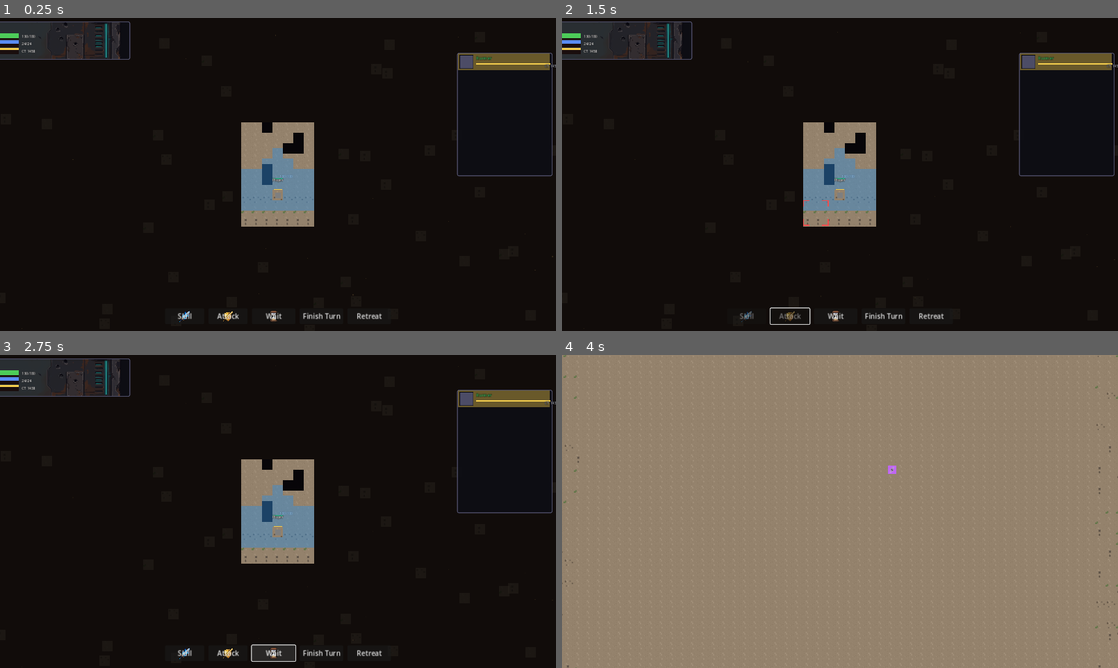
Above: before the commit, frames 1-4 (two rows, left to right).
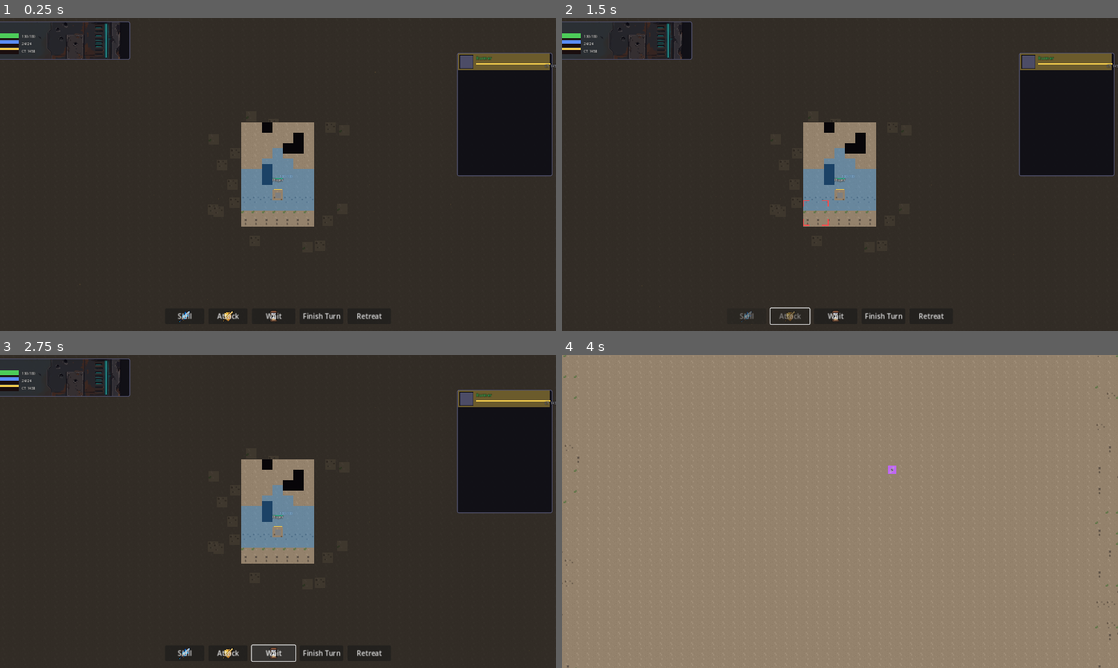
Above: after the commit, the same moments.

Repository: AhmiDarrow/FallenEarth
Game: Godot game, scene res://scenes/TacticalCombat.tscn
Same seed, same stepped clock (60 frames per second), same inputs: the game is played once before the commit and once after it. This scene is started directly instead of the project's main scene.
Inputs:
- Up to frame 1 (0.25 s): no input
- Up to frame 2 (1.5 s): click "Skill" at 0.5 s; click "Attack" at 1.25 s
- Up to frame 3 (2.75 s): click "Wait" at 2 s
- Up to frame 4 (4 s): click "Finish Turn" at 2.75 s; click "Retreat" at 3.5 s

The runs differ from the first frame. In frame 1, 82% of the frame differs, in the area x 0-100%, y 0-100%; in frame 2, 82%; in frame 3, 82%; in frame 4, nothing differs.

Commit message:
feat(battle): biome-themed background with tiled ground + clustered decor
Replaces the previous random 64-tile scatter with a layered,
biome-driven background so the same battle scene reads differently
in Ash Wastes vs Neon Bogs vs Stormspire Highlands, without needing
dedicated per-biome background art.

Layers back to front:
  1. BGTile  - TextureRect in STRETCH_TILE mode loading the biome
     ground.png directly from res://assets/tilesets/{biome}/ground.png
     at 0.85 alpha. Provides a readable floor texture across the
     whole viewport.
  2. Tint    - Stronger-biased biome color overlay (alpha 0.55) on
     top of the tiled ground. Bogs go teal, wastes go warm brown,
     highlands go steel-blue, etc.
  3. TileLayer - 18 debris + vegetation tiles placed in deliberate
     clusters (3-4 per grid corner, then a few edge fillers) instead
     of the old 64-tile random scatter. Decor now looks like scenery
     framing the play area rather than noise.
  4. Vignette - darkened outer rect (alpha 0.50) to focus the eye.
  5. Particles - drifting biome-tinted motes (unchanged).

The 64-tile random scatter was the main cause of the busy brown
noise filling the screen. 18 clustered decor tiles plus a tiled
biome floor gives a much cleaner play area.

Diff:
--- a/scripts/combat/BattleBackground.gd
+++ b/scripts/combat/BattleBackground.gd
@@ -1,16 +1,27 @@
-## BattleBackground — Atmospheric backdrop for the battle scene.
+## BattleBackground — Biome-themed atmosphere for the battle scene.
 ##
-## Wraps the grid with biome-themed darkening + vignette. Uses the
-## existing biome's tiles scattered around the grid border to suggest
-## rubble. Tints the whole thing toward the biome's dominant hue so
-## the player immediately recognizes the environment.
+## Layers, back to front:
+##  1. Tiled ground texture from the current biome (subtle, dimmed)
+##  2. Biome color tint over the tile (darkens + biases the hue)
+##  3. Scattered decoration tiles (debris/vegetation from the biome)
+##  4. Outer vignette (darkens the screen edges, focuses the eye on the grid)
+##  5. Drifting motes for atmosphere
+##
+## Everything uses the same biome the encounter happens in, so an Ash
+## Wastes fight feels different from a Neon Bogs fight without needing
+## dedicated per-biome background art.
 class_name BattleBackground extends Node2D
 
 const TILE_SIZE := 24
-const PADDING := 96
+const PADDING := 64
 const MOTE_COUNT := 18
-
-var _bg: ColorRect
+# Number of decoration tiles around the grid. Lower than the old 64
+# because the tiled ground now provides the floor texture and we just
+# want a few clusters of "rubble" / "plants" framing the play area.
+const DECOR_CLUSTER_COUNT := 18
+
+var _bg_tile: TextureRect
+var _tint: ColorRect
 var _tile_layer: Node2D
 var _vignette: Control
 var _particles: Node2D
@@ -26,23 +37,39 @@
 
 
 func _build_children() -> void:
-	_bg = ColorRect.new()
-	_bg.name = "BG"
-	_bg.mouse_filter = Control.MOUSE_FILTER_IGNORE
-	_bg.z_index = -100
-	add_child(_bg)
-
+	# Layer 1: tiled biome ground. TextureRect is set to STRETCH_TILE so
+	# the 24x24 ground.png repeats across the whole viewport.
+	_bg_tile = TextureRect.new()
+	_bg_tile.name = "BGTile"
+	_bg_tile.stretch_mode = TextureRect.STRETCH_TILE
+	_bg_tile.mouse_filter = Control.MOUSE_FILTER_IGNORE
+	_bg_tile.z_index = -100
+	_bg_tile.modulate = Color(0.7, 0.7, 0.7, 0.85)
+	add_child(_bg_tile)
+
+	# Layer 2: biome tint. Sits over the tiled ground to bias the hue
+	# (e.g. bog → teal, wastes → brown) and dim it overall.
+	_tint = ColorRect.new()
+	_tint.name = "Tint"
+	_tint.color = Color(0.0, 0.0, 0.0, 0.55)
+	_tint.mouse_filter = Control.MOUSE_FILTER_IGNORE
+	_tint.z_index = -90
+	add_child(_tint)
+
+	# Layer 3: scattered decoration tiles (debris + vegetation).
 	_tile_layer = Node2D.new()
 	_tile_layer.name = "TileLayer"
 	_tile_layer.z_index = -50
 	add_child(_tile_layer)
 
+	# Layer 4: outer vignette.
 	_vignette = Control.new()
 	_vignette.name = "Vignette"
 	_vignette.mouse_filter = Control.MOUSE_FILTER_IGNORE
 	_vignette.z_index = -10
 	add_child(_vignette)
 
+	# Layer 5: drifting motes.
 	_particles = Node2D.new()
 	_particles.name = "Particles"
 	_particles.z_index = -20
@@ -54,51 +81,65 @@
 	_grid_size = grid_size
 	_viewport_size = viewport_size
 	_rng.seed = hash(biome) ^ grid_size
+	_apply_biome_ground()
 	_apply_tint()
-	_scatter_tiles()
+	_scatter_decor()
 	_layout_vignette()
 	_spawn_particles()
 
 
+## Load the biome's ground.png and assign it to the tiled bg rect.
+func _apply_biome_ground() -> void:
+	var dir_name: String = TileSetService.biome_to_dir(_biome)
+	var ground_path := "res://assets/tilesets/%s/ground.png" % dir_name
+	if ResourceLoader.exists(ground_path):
+		var tex: Texture2D = load(ground_path) as Texture2D
+		_bg_tile.texture = tex
+	else:
+		# Fall back to a flat darker panel if no biome tile is found.
+		_bg_tile.texture = null
+	# Position the tiled rect so it covers the full viewport.
+	_bg_tile.size = _viewport_size
+	_bg_tile.position = -_viewport_size * 0.5
+
+
 func _apply_tint() -> void:
-	_bg.color = _biome_tint()
-	_bg.size = _viewport_size
-	_bg.position = Vector2(-_viewport_size.x * 0.5, -_viewport_size.y * 0.5)
-
-
-func _biome_tint() -> Color:
+	# A stronger biome color is layered on top of the tiled ground
+	# so the player reads the environment's mood immediately.
+	_tint.color = _biome_tint_overlay()
+
+
+## Stronger-biased version of the biome palette used as a tint over
+## the tiled ground. Alpha ~0.55 keeps the ground visible underneath.
+func _biome_tint_overlay() -> Color:
 	match _biome:
 		"Ash Wastes", "Scorched Plains", "Glass Dunes":
-			return Color(0.12, 0.09, 0.07, 1.0)
+			return Color(0.42, 0.28, 0.18, 0.55)
 		"Ironwood Thicket", "Corpse Fields":
-			return Color(0.06, 0.10, 0.06, 1.0)
+			return Color(0.18, 0.34, 0.18, 0.55)
 		"Neon Bogs", "Toxin Marshes":
-			return Color(0.06, 0.09, 0.13, 1.0)
+			return Color(0.10, 0.30, 0.42, 0.55)
 		"Stormspire Highlands":
-			return Color(0.07, 0.09, 0.14, 1.0)
+			return Color(0.18, 0.30, 0.46, 0.55)
 		"Rust Canyons", "Dead City Outskirts":
-			return Color(0.11, 0.07, 0.06, 1.0)
+			return Color(0.40, 0.22, 0.16, 0.55)
 		_:
-			return Color(0.08, 0.07, 0.10, 1.0)
-
-
-func _scatter_tiles() -> void:
+			return Color(0.22, 0.20, 0.28, 0.55)
+
+
+func _scatter_decor() -> void:
 	_clear_tile_layer()
-	var tileset_service = preload("res://scripts/TileSetService.gd")
-	var tile_set: TileSet = tileset_service.create_for_biome(_biome)
-	if tile_set == null:
+	var dir_name: String = TileSetService.biome_to_dir(_biome)
+	# Load debris + vegetation tiles directly. Skip ground (used as the
+	# bg fill) and blocked (collision-only, not scenery).
+	var decors: Array[Texture2D] = []
+	for kind in ["debris", "vegetation"]:
+		var path := "res://assets/tilesets/%s/%s.png" % [dir_name, kind]
+		if ResourceLoader.exists(path):
+			decors.append(load(path) as Texture2D)
+	if decors.is_empty():
 		return
-	var atlas_tex: Texture2D = null
-	for i in range(tile_set.get_source_count()):
-		var src: TileSetSource = tile_set.get_source(i)
-		if src is TileSetAtlasSource:
-			atlas_tex = (src as TileSetAtlasSource).texture
-			break
-	if atlas_tex == null:
-		return
-	var atlas_size_y: int = int(atlas_tex.get_size().y)
-	var row_count: int = mini(4, atlas_size_y / TILE_SIZE)
-	# Grid center in local space (BattleGridView centers the grid)
+
 	var grid_pixel_size: int = _grid_size * TILE_SIZE
 	var grid_rect := Rect2(
 		-grid_pixel_size * 0.5 - 12,
@@ -106,24 +147,55 @@
 		grid_pixel_size + 24,
 		grid_pixel_size + 24,
 	)
+	# Place decor in two passes: a tight cluster in each of the four
+	# grid corners, then a few stragglers in the edges between. This
+	# looks more like scenery than the previous random scatter.
+	var anchor_pts: Array[Vector2] = [
+		Vector2(-grid_pixel_size * 0.5, -grid_pixel_size * 0.5),
+		Vector2(grid_pixel_size * 0.5, -grid_pixel_size * 0.5),
+		Vector2(-grid_pixel_size * 0.5, grid_pixel_size * 0.5),
+		Vector2(grid_pixel_size * 0.5, grid_pixel_size * 0.5),
+	]
 	var placed: int = 0
-	var attempts: int = 0
-	while placed < 64 and attempts < 400:
-		attempts += 1
-		var row: int = _rng.randi_range(0, row_count - 1)
-		var px: float = _rng.randf_range(-_viewport_size.x * 0.5 - PADDING, _viewport_size.x * 0.5 + PADDING)
-		var py: float = _rng.randf_range(-_viewport_size.y * 0.5 - PADDING, _viewport_size.y * 0.5 + PADDING)
-		if grid_rect.has_point(Vector2(px, py)):
+	# Corner clusters (3-4 tiles per corner)
+	for corner in anchor_pts:
+		for _i in range(3 + int(_rng.randf() * 2.0)):
+			var ang: float = _rng.randf() * TAU
+			var dist: float = _rng.randf_range(40.0, 90.0)
+			var pos: Vector2 = corner + Vector2(cos(ang), sin(ang)) * dist
+			if grid_rect.has_point(pos):
+				continue
+			_spawn_decor_tile(pos, decors[_rng.randi() % decors.size()])
+			placed += 1
+	# Edge fillers (along top/bottom/left/right outside the grid)
+	while placed < DECOR_CLUSTER_COUNT:
+		var side: int = _rng.randi() % 4
+		var margin: float = _rng.randf_range(8.0, 24.0)
+		var pos2: Vector2
+		match side:
+			0: # top
+				pos2 = Vector2(_rng.randf_range(-grid_pixel_size * 0.5 - 60, grid_pixel_size * 0.5 + 60), -grid_pixel_size * 0.5 - margin)
+			1: # bottom
+				pos2 = Vector2(_rng.randf_range(-grid_pixel_size * 0.5 - 60, grid_pixel_size * 0.5 + 60), grid_pixel_size * 0.5 + margin)
+			2: # left
+				pos2 = Vector2(-grid_pixel_size * 0.5 - margin, _rng.randf_range(-grid_pixel_size * 0.5, grid_pixel_size * 0.5))
+			3: # right
+				pos2 = Vector2(grid_pixel_size * 0.5 + margin, _rng.randf_range(-grid_pixel_size * 0.5, grid_pixel_size * 0.5))
+		if grid_rect.has_point(pos2):
 			continue
-		var sprite := Sprite2D.new()
-		sprite.texture = atlas_tex
-		sprite.region_enabled = true
-		sprite.region_rect = Rect2(0, row * TILE_SIZE, TILE_SIZE, TILE_SIZE)
-		sprite.position = Vector2(px, py)
-		sprite.modulate = Color(0.45, 0.45, 0.45, 0.55)
-		sprite.z_index = -50
-		_tile_layer.add_child(sprite)
+		_spawn_decor_tile(pos2, decors[_rng.randi() % decors.size()])
 		placed += 1
+
+
+func _spawn_decor_tile(world_pos: Vector2, tex: Texture2D) -> void:
+	if tex == null:
+		return
+	var sprite := Sprite2D.new()
+	sprite.texture = tex
+	sprite.position = world_pos
+	sprite.modulate = Color(0.85, 0.85, 0.85, 0.95)
+	sprite.z_index = -50
+	_tile_layer.add_child(sprite)
 
 
 func _clear_tile_layer() -> void:
@@ -134,10 +206,9 @@
 func _layout_vignette() -> void:
 	for c in _vignette.get_children():
 		c.queue_free()
-	# Outer dim
 	var outer := ColorRect.new()
 	outer.name = "Outer"
-	outer.color = Color(0, 0, 0, 0.45)
+	outer.color = Color(0, 0, 0, 0.50)
 	outer.position = -_viewport_size * 0.5
 	outer.size = _viewport_size
 	outer.mouse_filter = Control.MOUSE_FILTER_IGNORE
